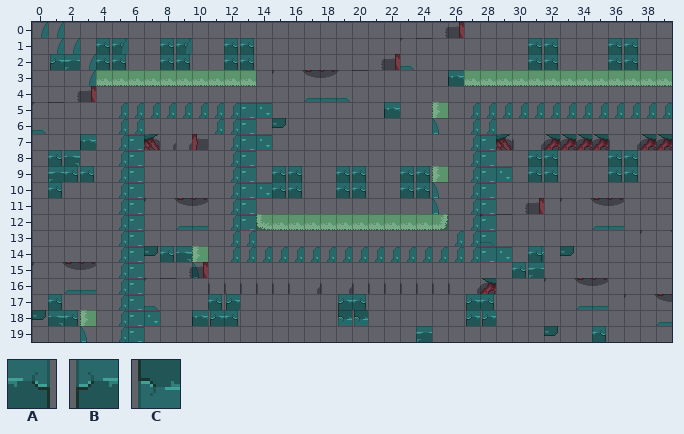
Tiled map, stored at assets/tilemaps/tower_defense_tilemap.tmx. This is how it looked before the edit.
Cells are 16x16 px. Shown: x 0..39, y 0..19.
Key: from "tower_defense_assets_sprite_sh": A 170, B 170 flipped left-right, C 170 turned 180.
_ is an empty cell.
Layers that did not change in this view are not listed.
Layer "attack_points" before, first column x 0:
 0 ________________________________________
 1 ____AA__AA__AA_________________AA___AA__
 2 ____AA__AA__AA_________________AA___AA__
 3 ________________________________________
 4 ________________________________________
 5 ________________________________________
 6 ________________________________________
 7 ________________________________________
 8 _______________________________AA___AA__
 9 _______________AA__AA__AA______AA___AA__
10 _______________AA__AA__AA_______________
11 ________________________________________
12 ________________________________________
13 ________________________________________
14 ________________________________________
15 ________________________________________
16 ________________________________________
17 ___________AB______BA______BA___________
18 ___________BA______CC______BB___________
19 ________________________________________
After:
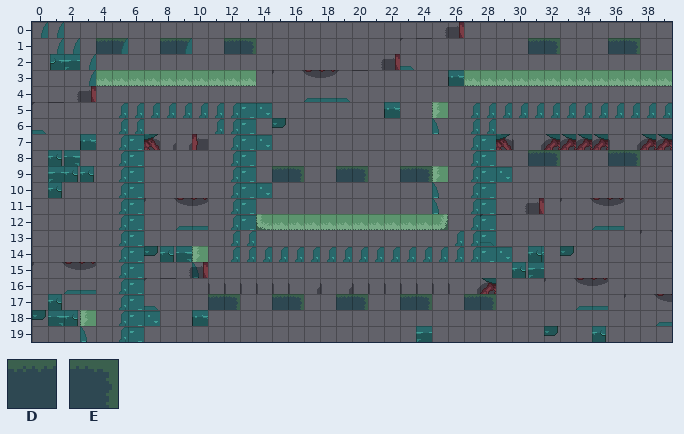
Further tiles: from "tower_defense_assets_sprite_sh": D 24, E 25.
The commit says: attack animation added & attack position tiles added
The edit:
Changed rows in their new state; . is an unchanged cell.
Layer "attack_points":
first column x 4:
 1 DE..DE..DE.................DE...DE
 2 __..__..__.................__...__
first column x 15:
 8 ................DE...DE
 9 DE..DE..DE......__...__
10 __..__..__.............
first column x 11:
17 DE..DE..DE..DE..DE
18 __......__......__
